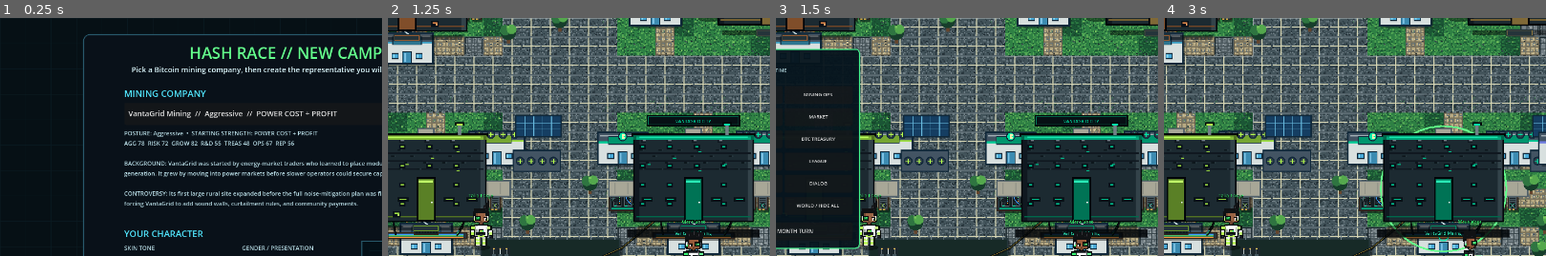
Above: before the commit, frames 1-4 (left to right).
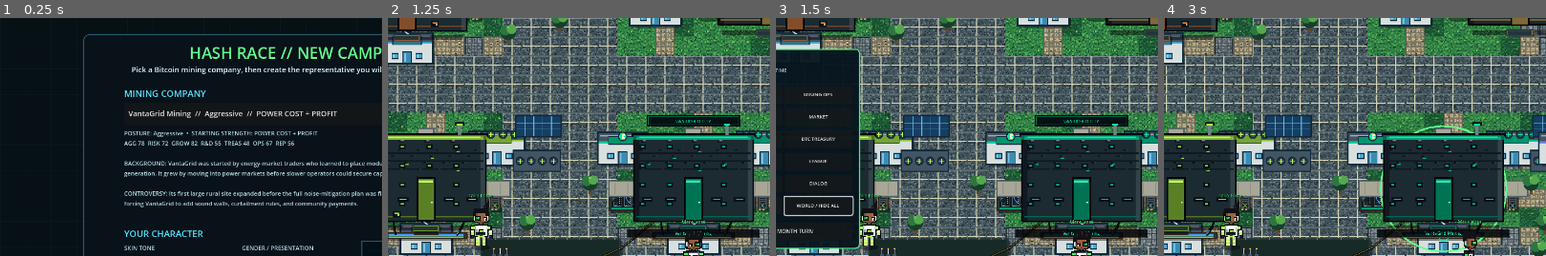
Above: after the commit, the same moments.

Repository: 1freetech/HashRace
Game: Godot game, scene res://scenes/campaign_setup.tscn
Same seed, same stepped clock (60 frames per second), same inputs: the game is played once before the commit and once after it.
Inputs (mouse positions are % of the whole screen's width and height, from its top left):
- Up to frame 1 (0.25 s): no input
- Up to frame 2 (1.25 s): click "START MINING RACE" at 0.5 s
- Up to frame 3 (1.5 s): click "NAV • WORLD" at 1.25 s
- Up to frame 4 (3 s): click "WORLD" at 2 s; tap Enter (ui_accept) at 2.75 s; move the mouse to (72, 45) at 2.77 s; hold D from 2.78 s (still down); tap E at 2.85 s; click (72, 45) at 2.92 s
The pictures show only the part of the screen within x 10-60%, y 0-50%; the shares and areas given below are measured in that part.

Frames 1-2 are identical in both runs. In frame 3, 0.2% of the frame differs, in the area x 2-21%, y 74-84%; in frame 4, nothing differs.

Commit message:
Wire v0.095 quality layer into live world

Diff:
--- a/Godot/scenes/world.tscn
+++ b/Godot/scenes/world.tscn
@@ -1,7 +1,7 @@
 [gd_scene load_steps=3 format=3]
 
-; Release inheritance compatibility: world_v094.gd -> world_v093.gd -> world_v092.gd -> world_v091.gd -> world_v090.gd -> world_v089.gd -> world_v088.gd -> world_v087.gd -> world_v086.gd -> world_v085.gd -> world_v082.gd -> prior visual/gameplay stack. v0.094 adds world-first one-panel navigation and minimizes persistent gameplay UI.
-[ext_resource path="res://scripts/world_v094.gd" type="Script" id="1_world"]
+; Release inheritance compatibility: world_v095.gd -> world_v094.gd -> world_v093.gd -> world_v092.gd -> world_v091.gd -> world_v090.gd -> prior gameplay stack. v0.095 adds responsive navigation, workspace shortcuts, duplicate-feedback suppression, and clearer focus/order behavior.
+[ext_resource path="res://scripts/world_v095.gd" type="Script" id="1_world"]
 [ext_resource path="res://scripts/live_treasury_controls.gd" type="Script" id="2_treasury"]
 
 [node name="HashRaceRPGStrategyWorld" type="Node2D"]
